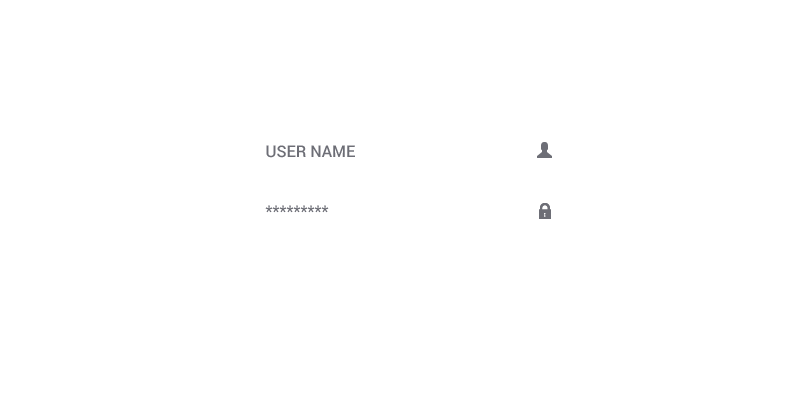
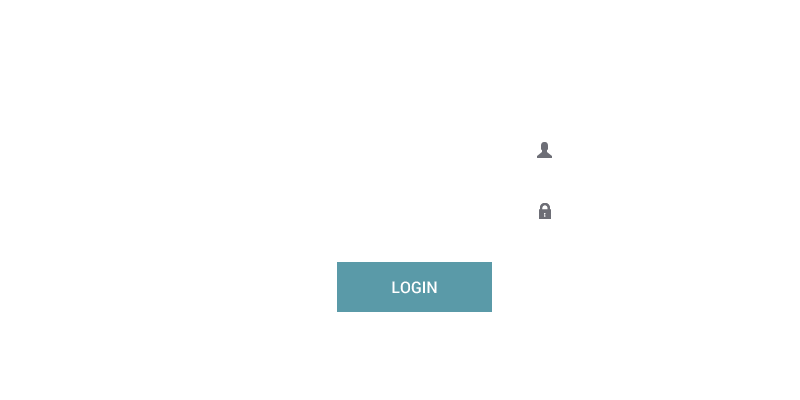
Comparing the layer stacks of the two (800, 400) images. Changes:
added group "button short" with 2 layers above "password" over [337,262,492,312]
added layer "LOGIN" in group "button short" over [392,281,437,294]
added layer "Shape 10 copy 2" in group "button short" over [337,262,492,312]
hid "*********" over [265,205,329,213]
hid "USER NAME" over [266,145,355,158]
